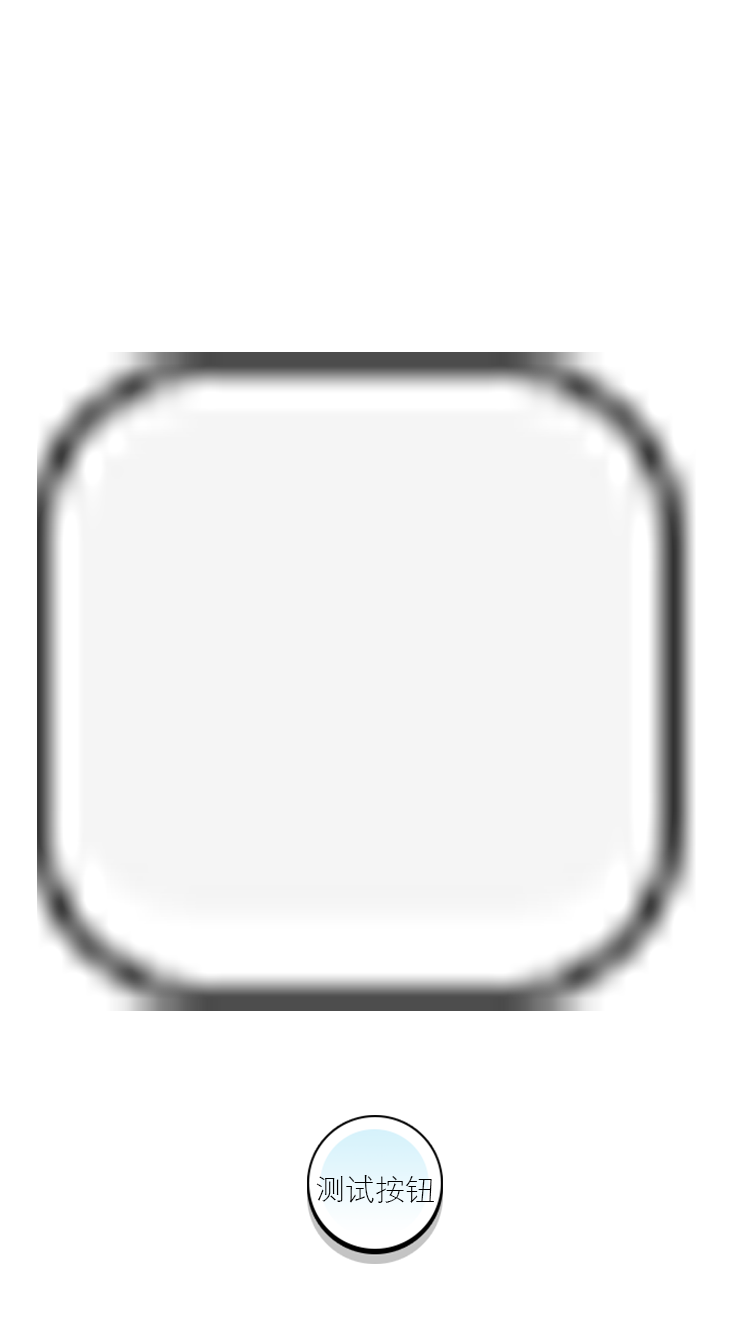
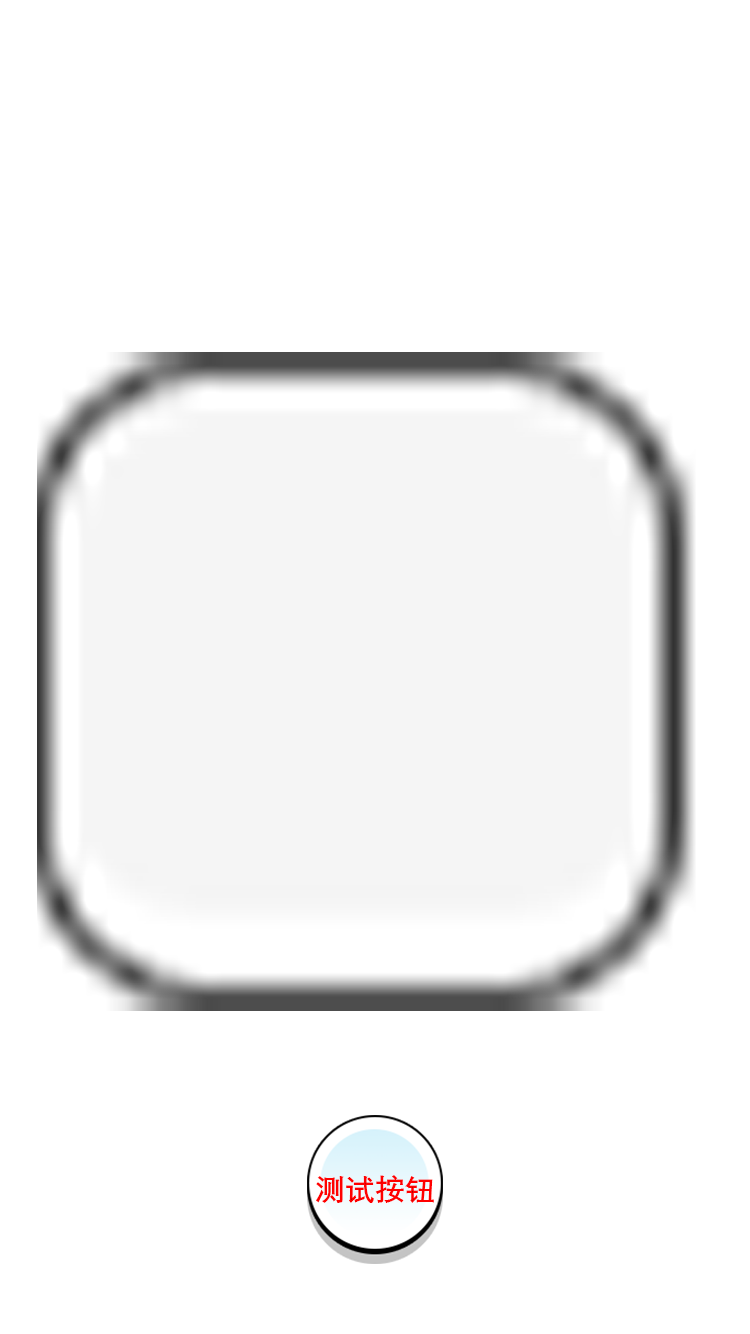
Layered file, before and after one edit (750x1334). Changes by layer:
painted on "测试按钮" over [316, 1175, 434, 1203]
